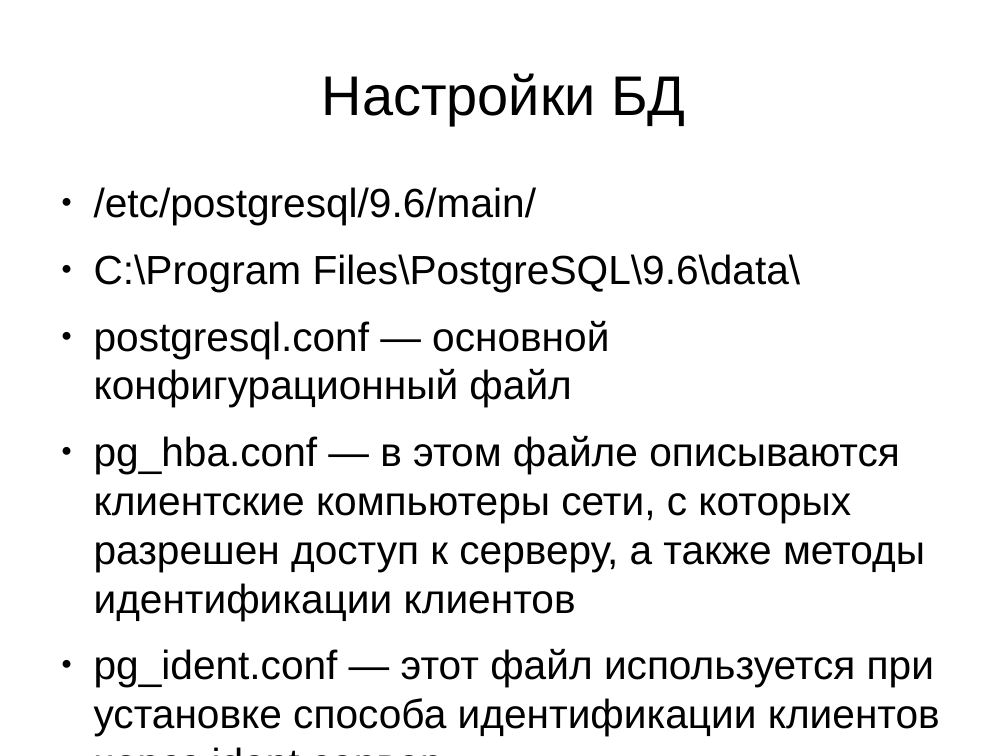
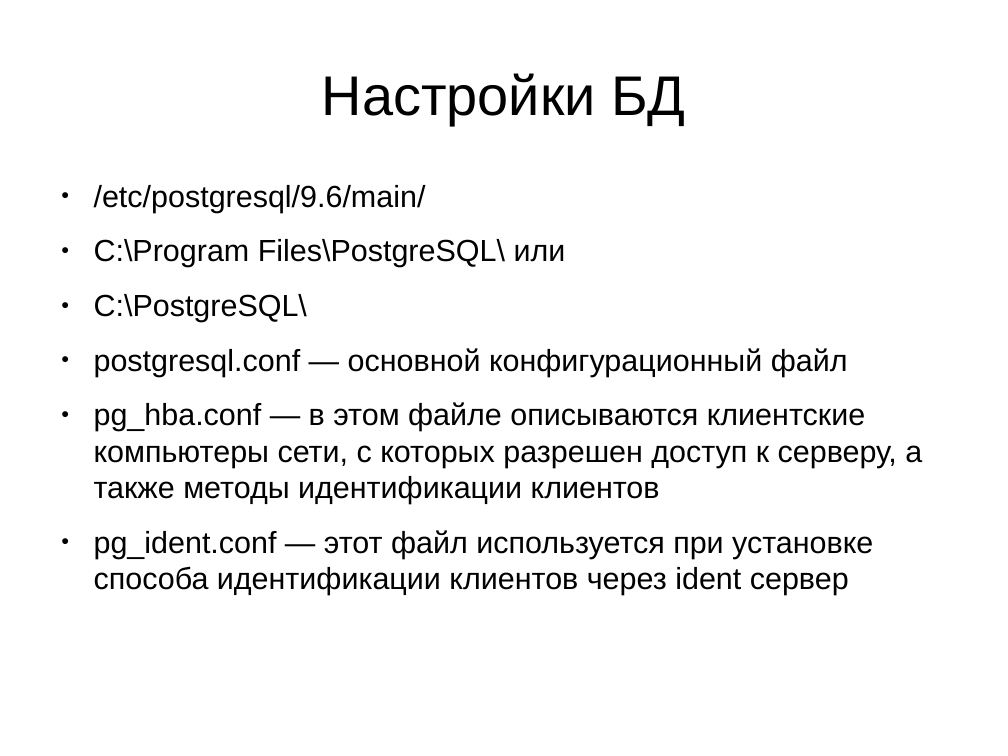
Before and after one commit to Rust1k/dbCourse, a slide deck: slide 2 of presentations/lesson2P.pptx. Drawn at 1008x756 pixels with LibreOffice and Linux fonts; fonts in the diff are those of the drawing. Boxes give left, top, right and bottom in pixels: in the first picture for what was removed or moved away, otherwise in the second. Text is boxed around its words. In the diff, an @@ line names an element or a change of style, - is before the commit and + after.

```diff
--- a/presentations/lesson2P.pptx
+++ b/presentations/lesson2P.pptx
@@ text at <box>94,185,922,595</box>: size 32 to 24 pt in "/etc/postgresql/9.6/main/", "postgresql.conf — основной конфигурационный файл", "pg_hba.conf — в этом файле описываются клиентские ...", "pg_ident.conf — этот файл используется при установке ..." @@
@@ text at <box>94,239,566,322</box>: text changed; size 32 to 24 pt @@
-● C:\Program Files\PostgreSQL\9.6\data\
+● C:\Program Files\PostgreSQL\ или
+● C:\PostgreSQL\
```
Also in this commit, not shown: 9 other slides changed, 2 slides added, 1 other file.
